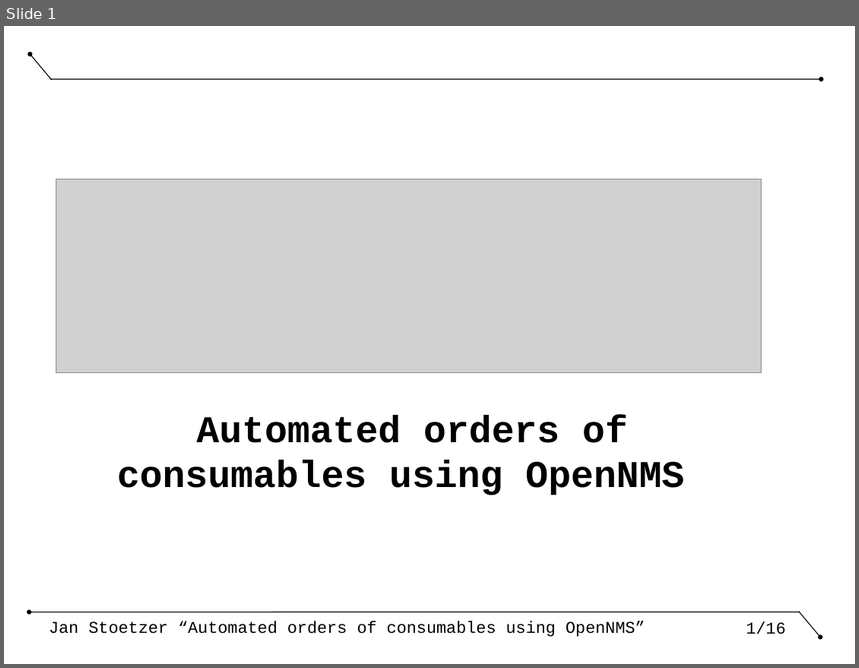
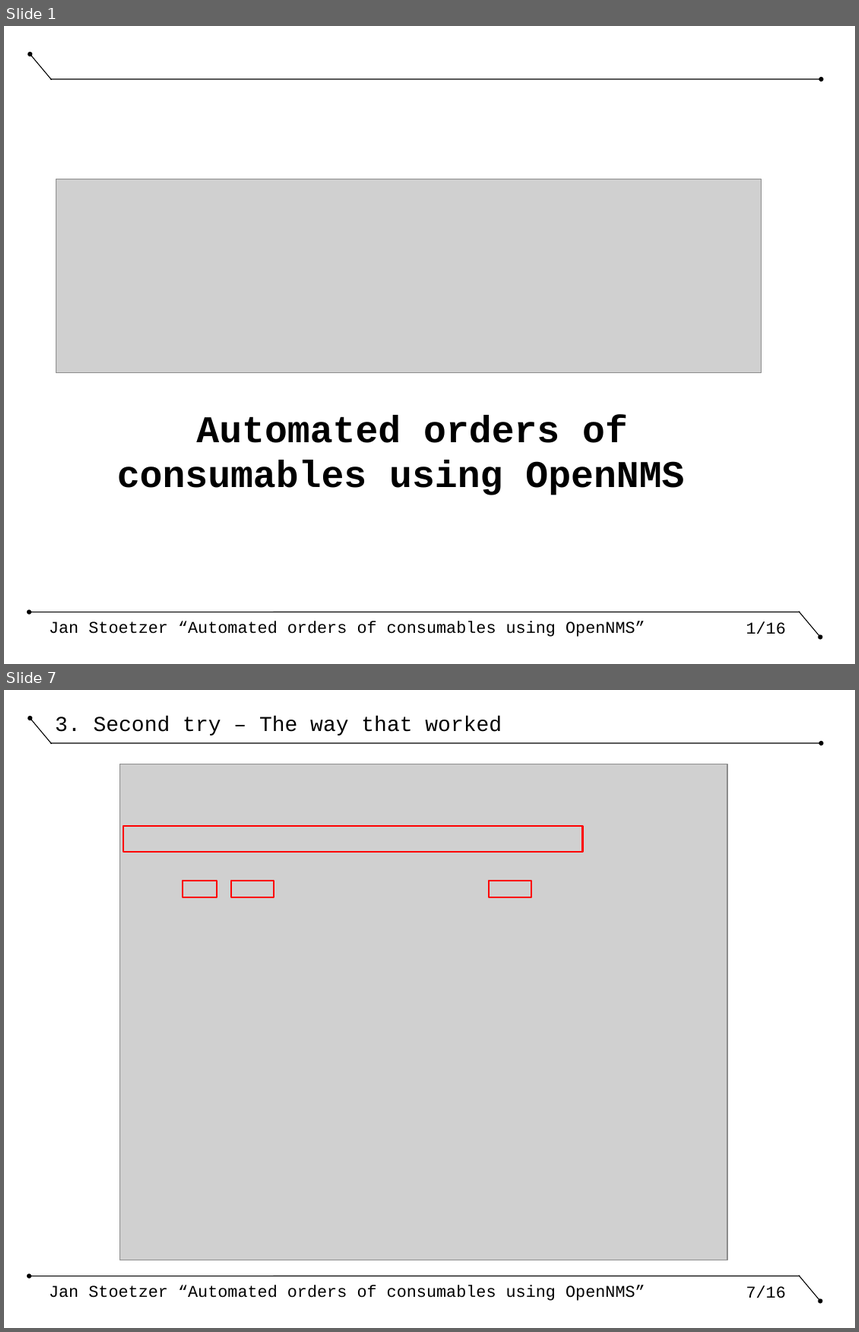
Before and after one commit to nh13jan/nms_constalk, a slide deck: _talk.odp. Shown one above the other, each under a label of ours: slide 1 before the commit, slides 1 and 7 after it; the slides between them are not shown. The pictures are 859x668 and 859x1332 pixels, drawn with LibreOffice and Linux fonts; fonts in the diff are those of the drawing; grey boxes stand for pictures; background and template pictures are left out. Boxes give left, top, right and bottom in pixels: in the first picture for what was removed or moved away, otherwise in the second. Text is boxed around its words. In the diff, an @@ line names an element or a change of style, - is before the commit and + after.

```diff
--- a/_talk.odp
+++ b/_talk.odp
@@ slide 7 added at [4,690,855,1328], background #FFFFFF; not listed: 6 template elements that a slide beside it also shows @@
@@ title added at [55,716,502,736], 18 pt, text #000000 @@
+3. Second try – The way that worked
@@ picture added at [120,764,728,1260] @@
@@ rectangle added at [123,826,583,852], outline #FF0000 1.45 pt @@
@@ rectangle added at [183,881,217,897], outline #FF0000 1.45 pt @@
@@ rectangle added at [231,881,274,897], outline #FF0000 1.45 pt @@
@@ rectangle added at [489,881,531,897], outline #FF0000 1.45 pt @@
```
Also in this commit, not shown: 3 slides changed, 2 other slides added, 1 slide removed.
